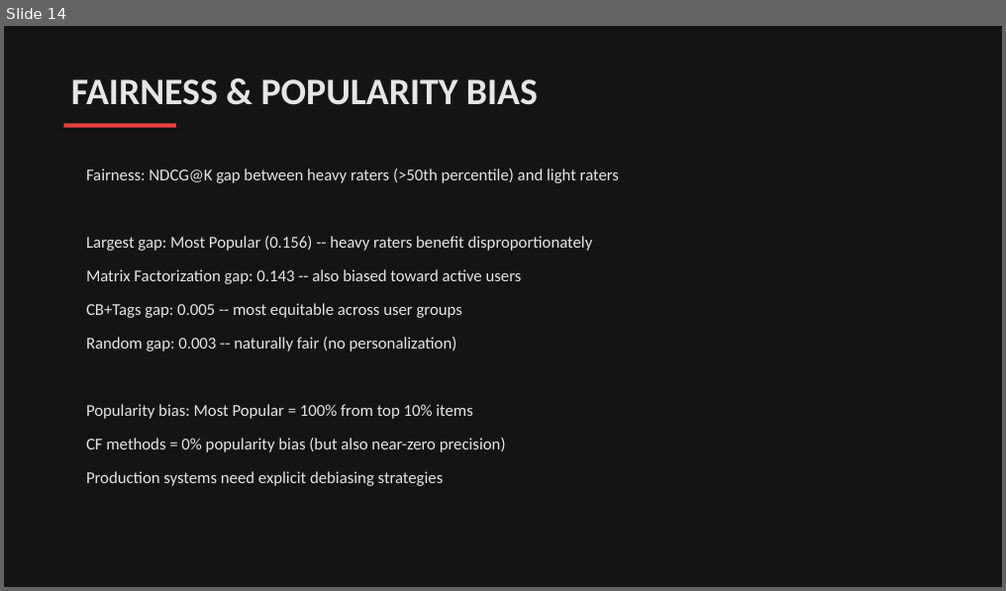
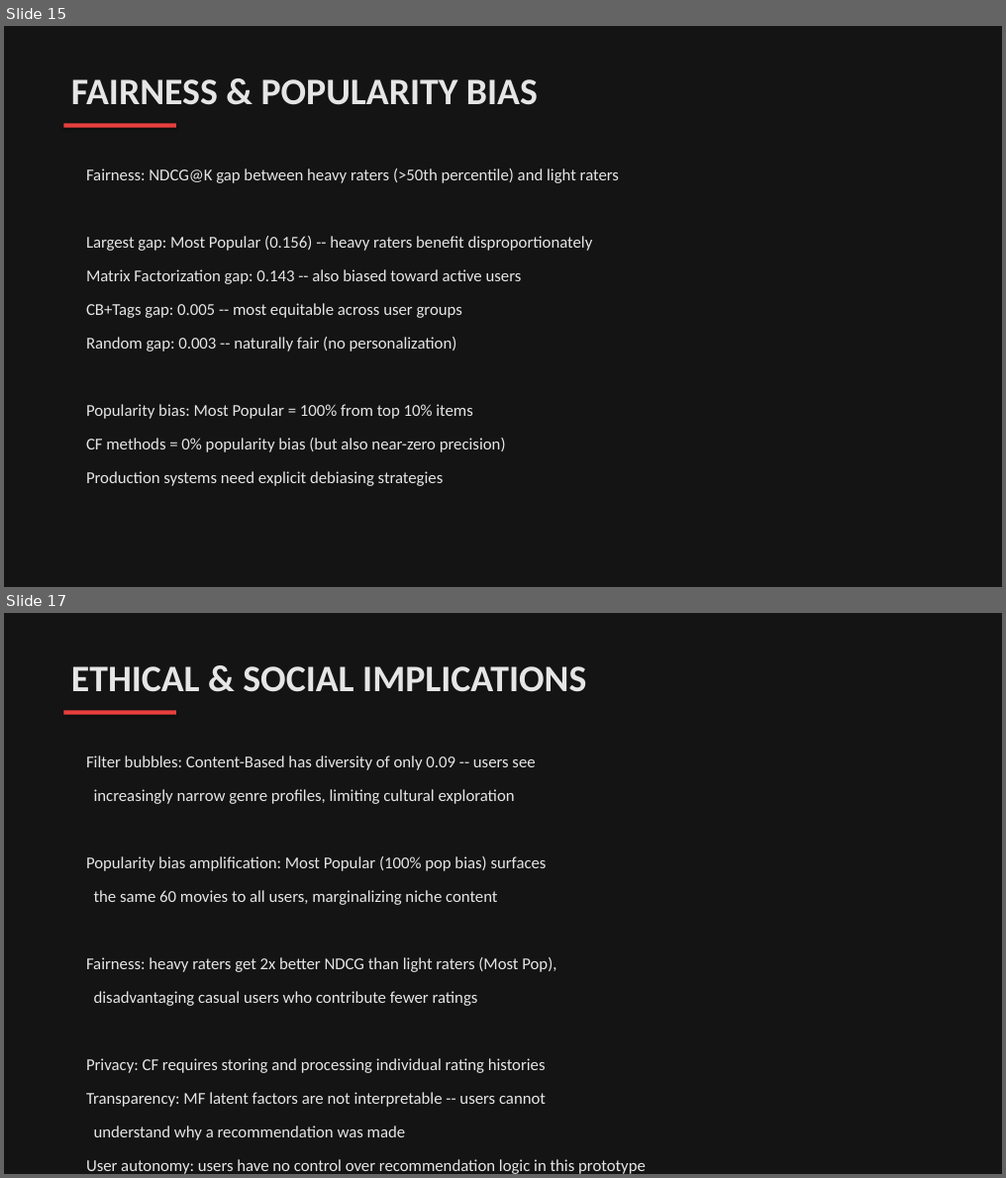
Before and after one commit to Thisisntevenmyfinale/cinematch, a slide deck: CineMatch_Presentation.pptx. Shown one above the other, each under a label of ours: slide 14 before the commit, slides 15 and 17 after it; the slides between them are not shown. The pictures are 1006x591 and 1006x1178 pixels, drawn with LibreOffice and Linux fonts; fonts in the diff are those of the drawing. Boxes give left, top, right and bottom in pixels: in the first picture for what was removed or moved away, otherwise in the second. Text is boxed around its words. In the diff, an @@ line names an element or a change of style, - is before the commit and + after.

```diff
--- a/CineMatch_Presentation.pptx
+++ b/CineMatch_Presentation.pptx
@@ slide 17 added at [4,613,1002,1174], background #141414 @@
@@ text added at [71,666,586,692], 36 pt, text #E5E5E5, bold @@
+ETHICAL & SOCIAL IMPLICATIONS
@@ rectangle added at [63,710,176,715], fill #E8403E @@
@@ text added at [86,756,535,770], 16 pt, text #E5E5E5 @@
+Filter bubbles: Content-Based has diversity of only 0.09 -- users see
@@ text added at [94,789,515,804], 16 pt, text #E5E5E5 @@
+increasingly narrow genre profiles, limiting cultural exploration
@@ text added at [86,857,547,871], 16 pt, text #E5E5E5 @@
+Popularity bias amplification: Most Popular (100% pop bias) surfaces
@@ text added at [94,890,497,905], 16 pt, text #E5E5E5 @@
+the same 60 movies to all users, marginalizing niche content
@@ text added at [86,958,556,972], 16 pt, text #E5E5E5 @@
+Fairness: heavy raters get 2x better NDCG than light raters (Most Pop),
@@ text added at [94,991,478,1006], 16 pt, text #E5E5E5 @@
+disadvantaging casual users who contribute fewer ratings
@@ text added at [86,1059,546,1073], 16 pt, text #E5E5E5 @@
+Privacy: CF requires storing and processing individual rating histories
@@ text added at [86,1092,546,1107], 16 pt, text #E5E5E5 @@
+Transparency: MF latent factors are not interpretable -- users cannot
@@ text added at [94,1126,406,1141], 16 pt, text #E5E5E5 @@
+understand why a recommendation was made
@@ text added at [86,1159,646,1174], 16 pt, text #E5E5E5 @@
+User autonomy: users have no control over recommendation logic in this prototype
@@ what was slide 14 is now slide 15 @@
```
Also in this commit, not shown: 12 slides changed, 3 other slides added, 1 other file.
